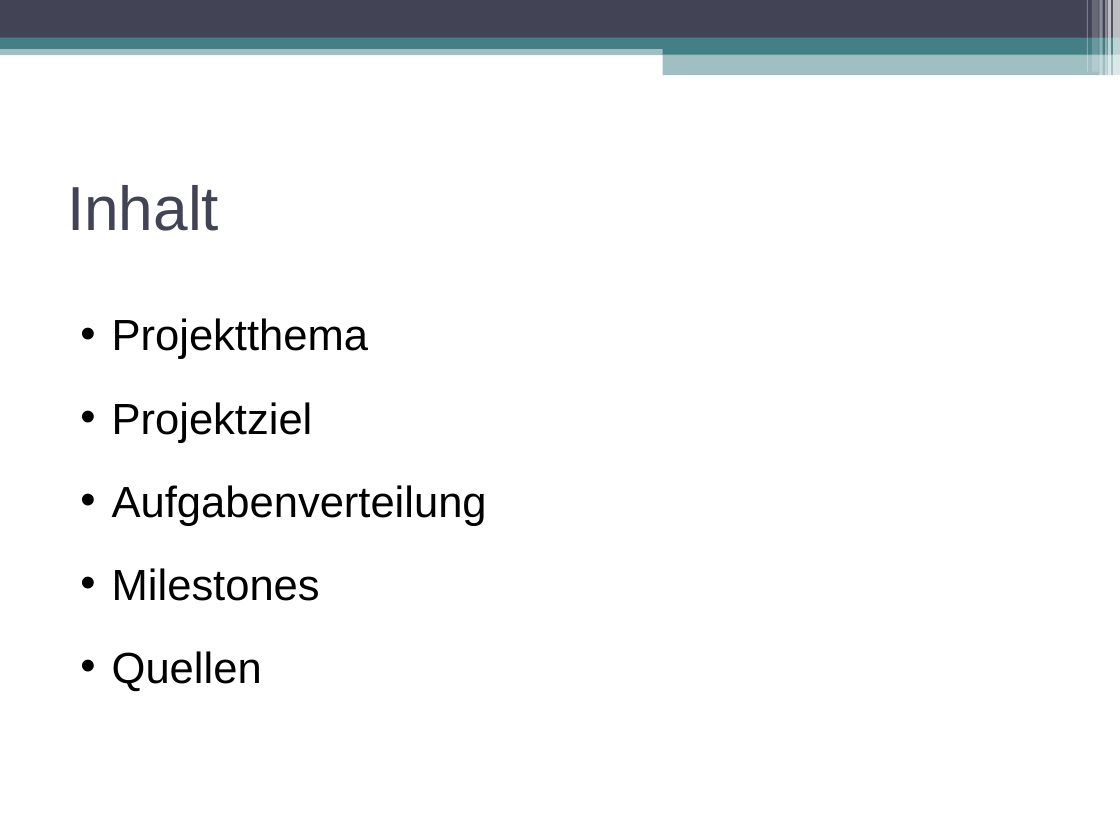
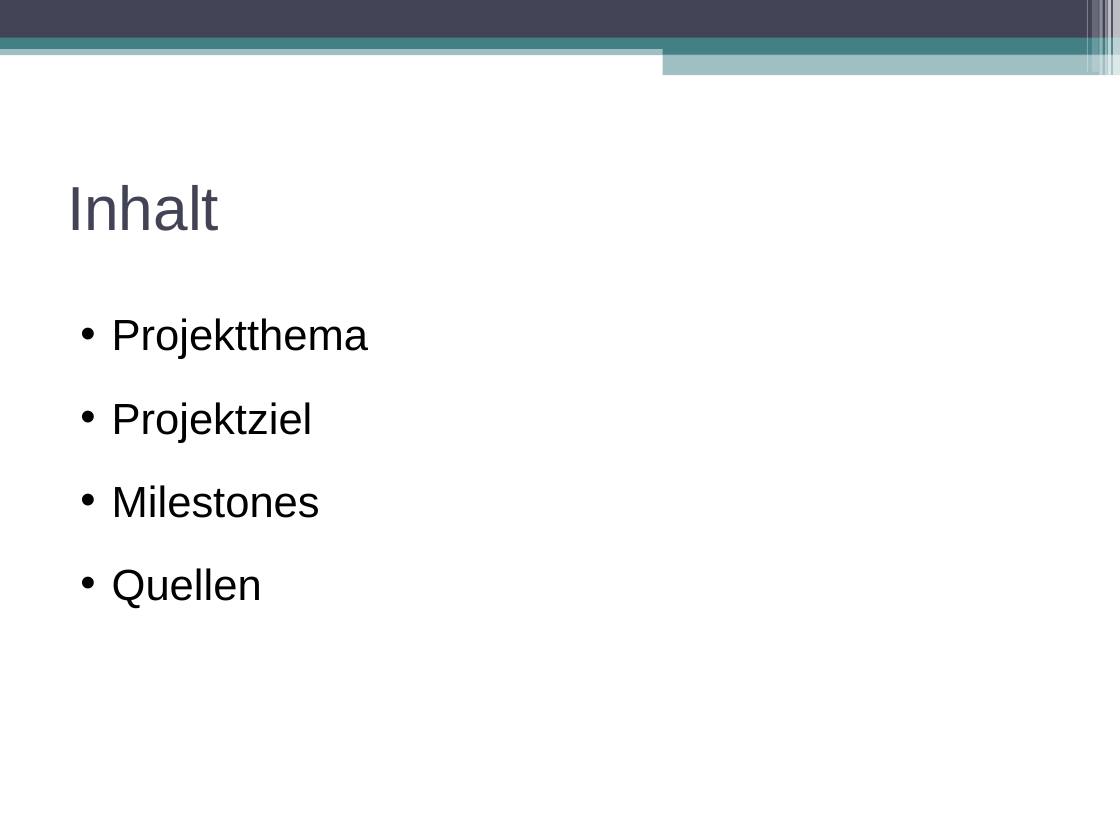
Before and after one commit to swp2013riot/riot-opencv-port, a slide deck: slide 2 of doc/slides/intro_presentation.odp. Drawn at 1120x840 pixels with LibreOffice and Linux fonts; fonts in the diff are those of the drawing. Boxes give left, top, right and bottom in pixels: in the first picture for what was removed or moved away, otherwise in the second. Text is boxed around its words. In the diff, an @@ line names an element or a change of style, - is before the commit and + after.

```diff
--- a/doc/slides/intro_presentation.odp
+++ b/doc/slides/intro_presentation.odp
@@ text at (x1=112, y1=485, x2=487, y2=526): paragraph removed @@
-• Aufgabenverteilung
```
Also in this commit, not shown: 2 other slides changed, 1 slide added, 3 slides removed, 2 other files.
